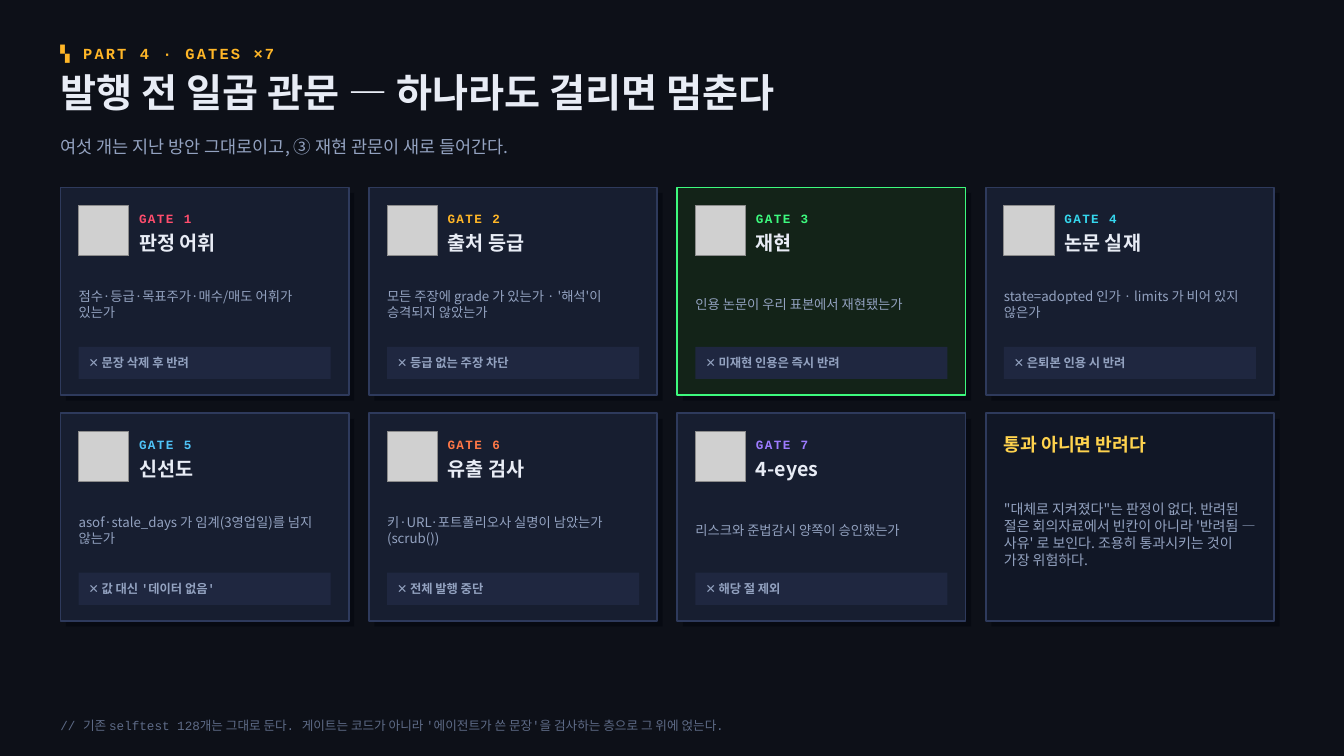
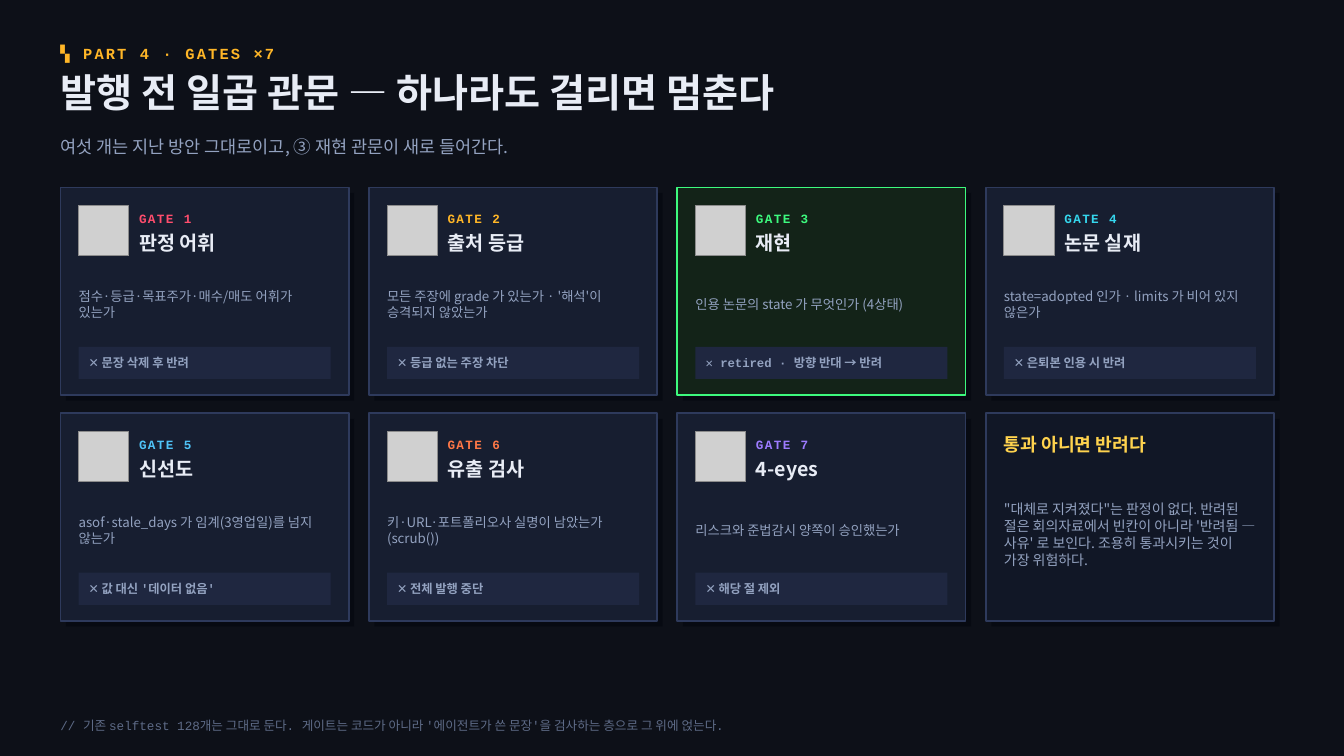
Before and after one commit to InnbumBaek/Stock_Agent, a slide deck: slide 29 of docs/agentization/Stock_Agent_에이전트화_계획안.pptx. Drawn at 1344x756 pixels with LibreOffice and Linux fonts; fonts in the diff are those of the drawing; grey boxes stand for pictures; background and template pictures are left out. Boxes give left, top, right and bottom in pixels: in the first picture for what was removed or moved away, otherwise in the second. Text is boxed around its words. In the diff, an @@ line names an element or a change of style, - is before the commit and + after.

```diff
--- a/docs/agentization/Stock_Agent_에이전트화_계획안.pptx
+++ b/docs/agentization/Stock_Agent_에이전트화_계획안.pptx
@@ text at [695,298,903,312]: text changed @@
-인용 논문이 우리 표본에서 재현됐는가
+인용 논문의 state 가 무엇인가 (4상태)
@@ text at [720,357,882,368]: text changed @@
-✕ 미재현 인용은 즉시 반려
+✕ retired · 방향 반대 → 반려
```
Also in this commit, not shown: 9 other slides changed, 2 other files.
